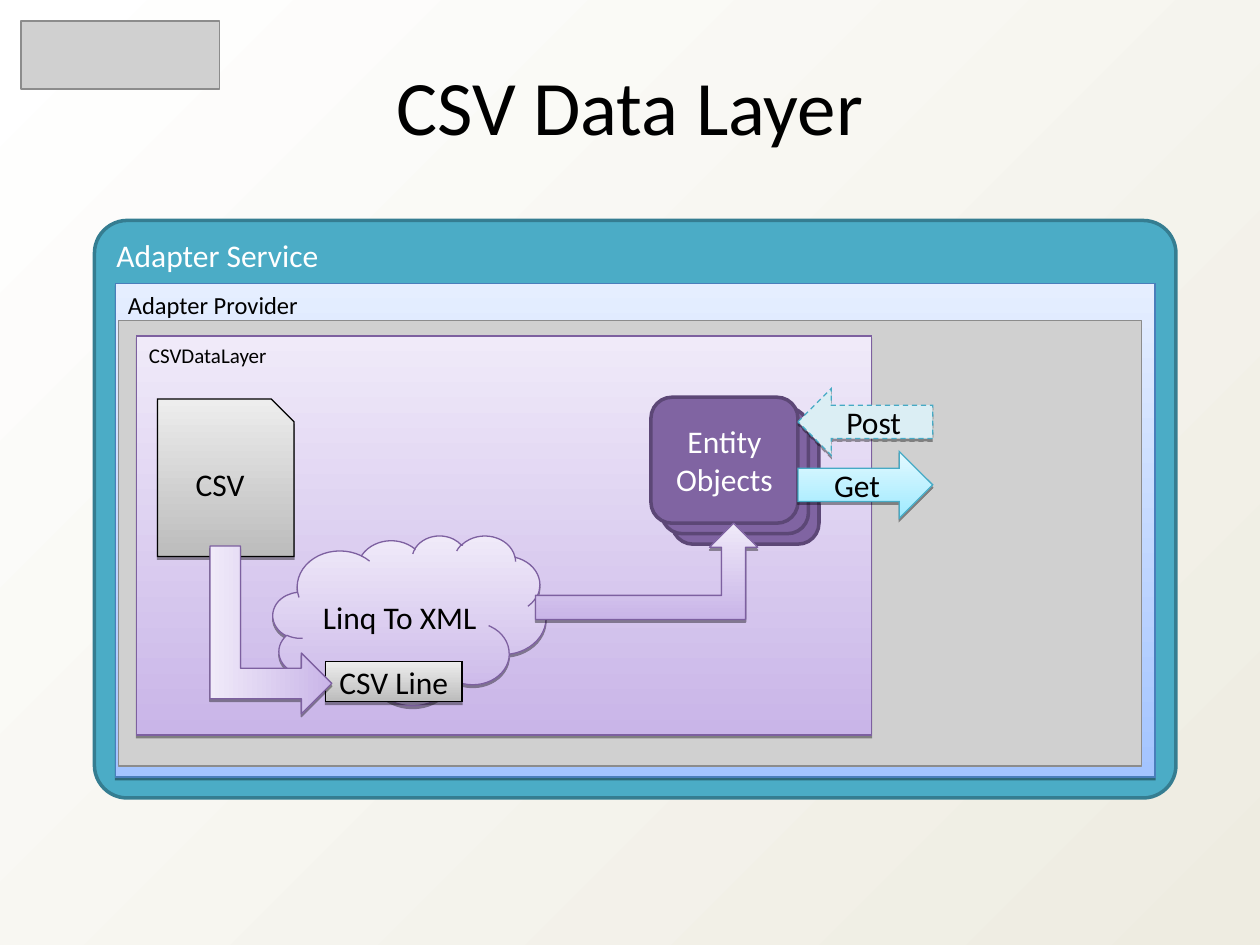
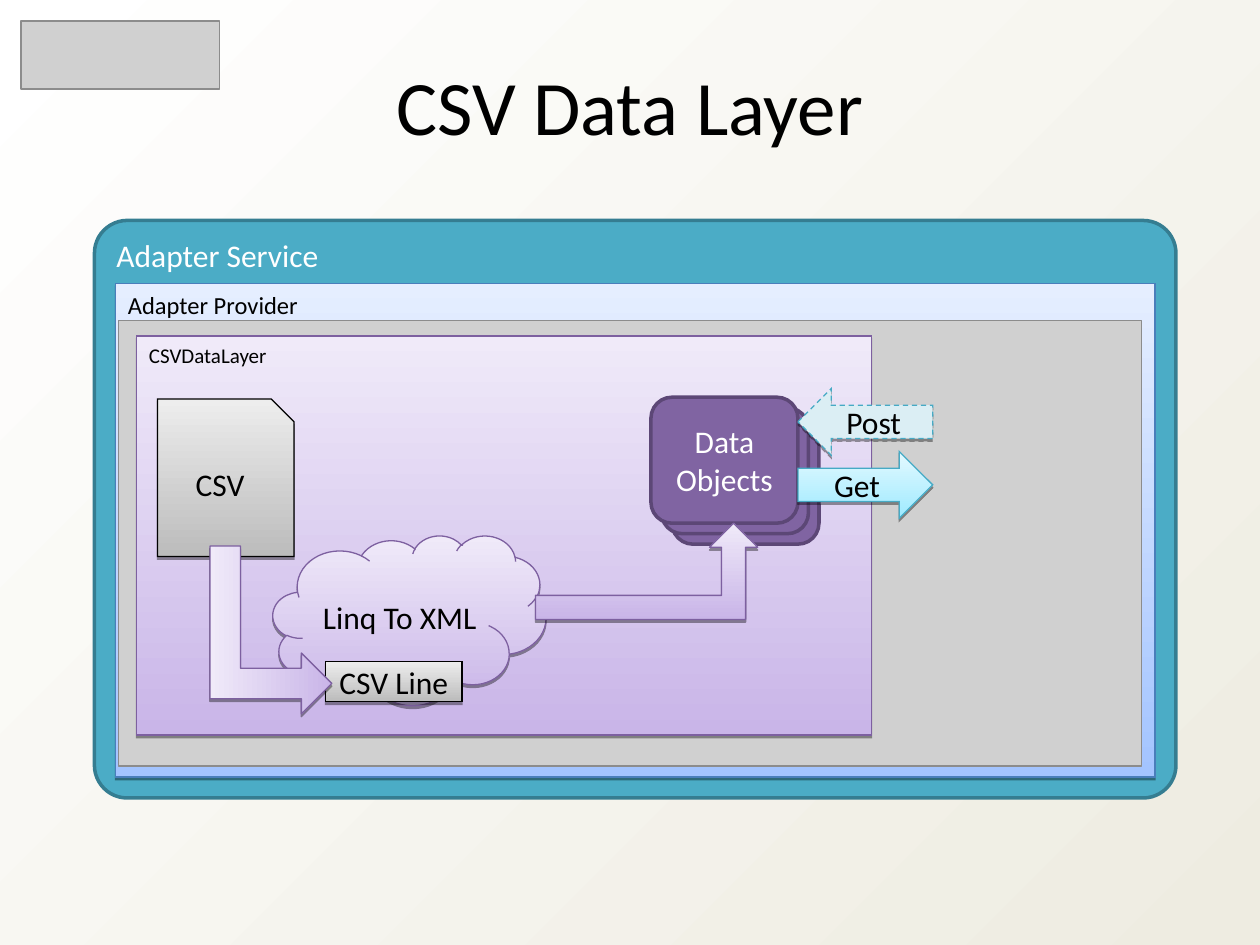
Before and after one commit to heyena/iring-tools, a slide deck: slide 15 of trunk/Documentation/iRINGTools_SDK_Overview_v1_3_0.ppt (slide 14 before the commit). Drawn at 1260x945 pixels with LibreOffice and Linux fonts; fonts in the diff are those of the drawing; grey boxes stand for pictures. Boxes give left, top, right and bottom in pixels: in the first picture for what was removed or moved away, otherwise in the second. Text is boxed around its words. In the diff, an @@ line names an element or a change of style, - is before the commit and + after.

```diff
--- a/trunk/Documentation/iRINGTools_SDK_Overview_v1_3_0.ppt
+++ b/trunk/Documentation/iRINGTools_SDK_Overview_v1_3_0.ppt
@@ text in rounded rectangle at bbox=[695, 433, 794, 520]: text changed @@
-Entity
-Objects
+Data
+Objects
```
Also in this commit, not shown: 4 other slides changed, 2 slides added, 1 slide removed, 2 other files.
